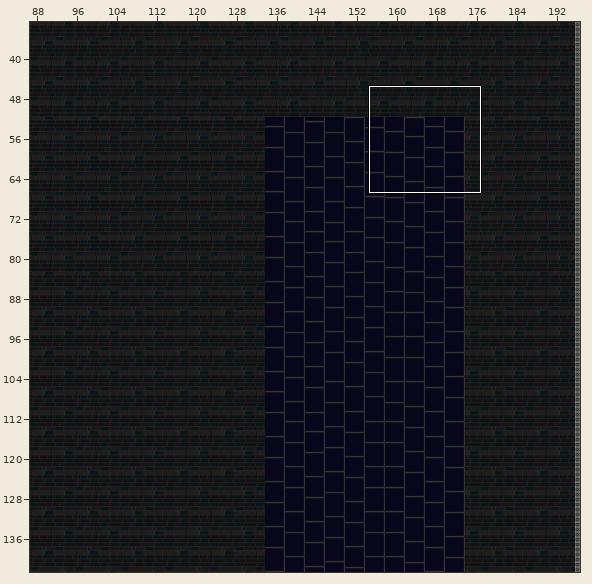
Tiled map, stored at levels/arena.tmx. Above: a wide view before the commit, with the close-up outlined.
Close-up. Before the commit:
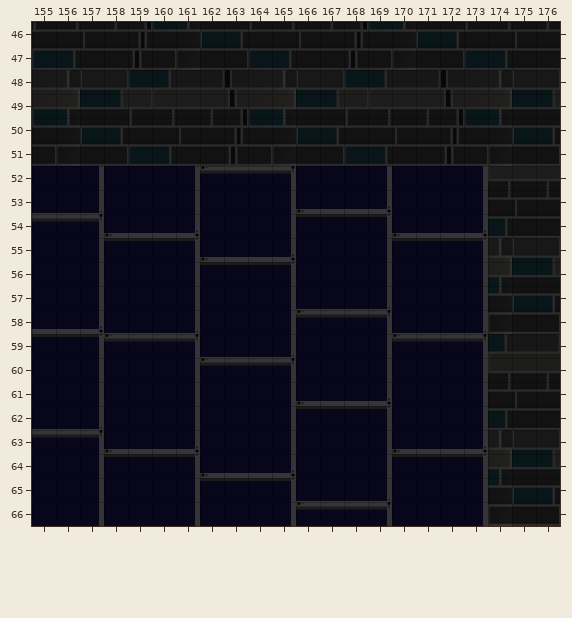
Cells are 32x32 px. Shown: x 155..176, y 46..66. The commit also changed other parts of the map, which this record leaves out.
The result:
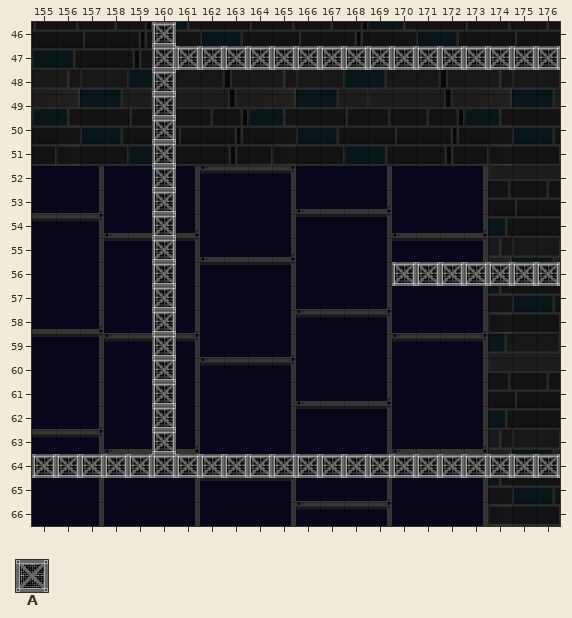
Key: from "tileset-1": A 83.
_ is an empty cell.
Changes in this commit:
Changed rows in their new state; . is an unchanged cell.
Layer "Main":
first column x 155:
46 .....A................
47 .....AAAAAAAAAAAAAAAAA
48 .....A................
49 .....A................
50 .....A................
51 .....A................
52 .....A................
53 .....A................
54 .....A................
55 .....A................
56 .....A.........AAAAAAA
57 .....A................
58 .....A................
59 .....A................
60 .....A................
61 .....A................
62 .....A................
63 .....A................
64 AAAAAAAAAAAAAAAAAAAAAA
